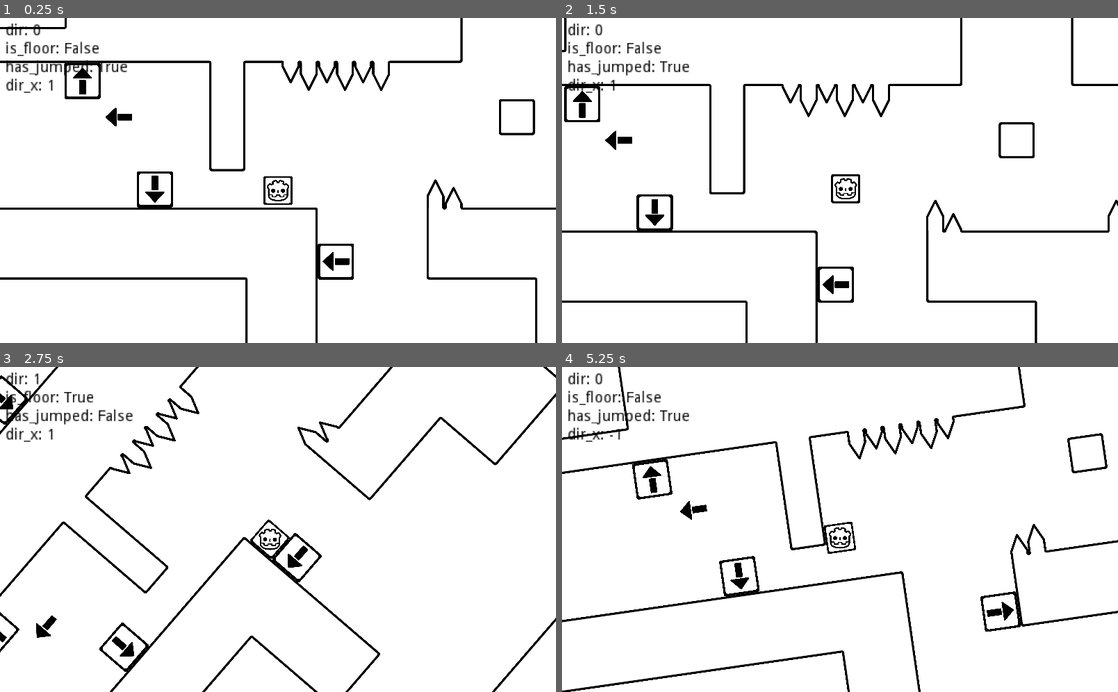
Above: before the commit, frames 1-4 (two rows, left to right).
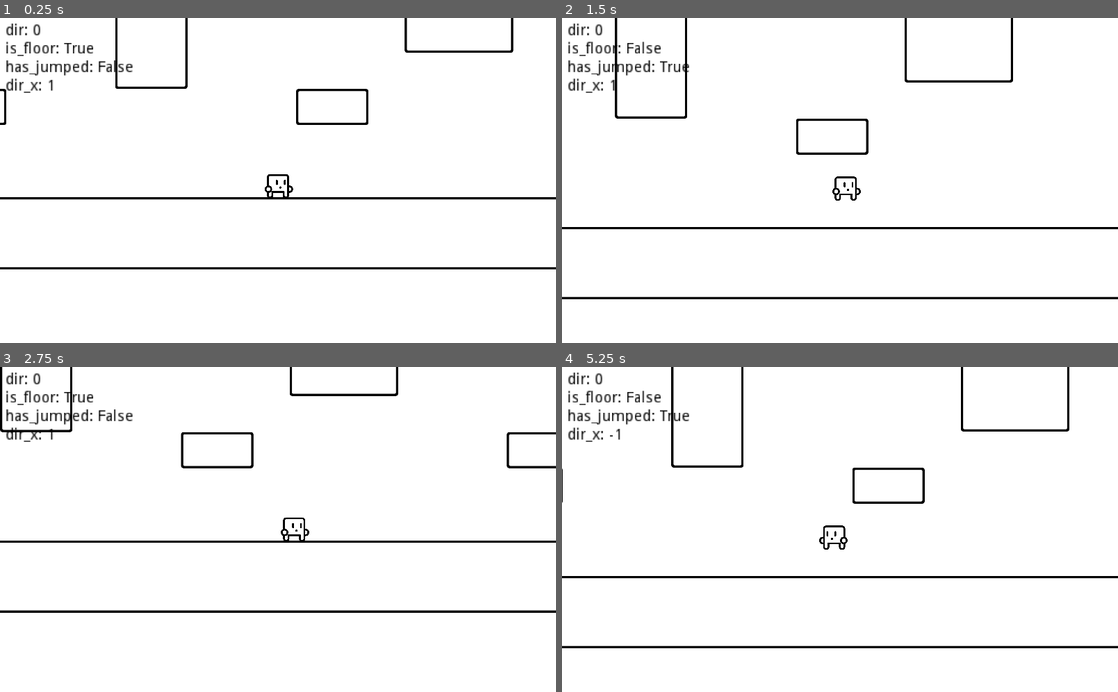
Above: after the commit, the same moments.

Repository: HarmonyHoney/ROTA
Game: Godot game, scene res://src/map/0.tscn
Same seed, same stepped clock (60 frames per second), same inputs: the game is played once before the commit and once after it.
Inputs:
- Up to frame 1 (0.25 s): no input
- Up to frame 2 (1.5 s): tap Enter at 0.5 s; hold Right (right) 0.53-1.28 s; tap C (action) at 0.6, 1.35 s; tap X (jump) at 0.77 s; hold Down (down) from 1.28 s (still down)
- Up to frame 3 (2.75 s): tap X (jump) at 1.52 s; release Down (down) at 2.03 s; hold Right (right) from 2.03 s (still down); tap Q at 2.1 s; tap C (action) at 2.3 s
- Up to frame 4 (5.25 s): release Right (right) at 2.78 s; hold Up (up) 2.78-3.53 s; tap E at 2.85 s; tap X (jump) at 3.02, 3.77, 4.52 s; tap C (action) at 3.05, 3.6, 4.35 s; hold Left (left) 3.53-5.03 s; hold Down (down) from 5.03 s (still down); tap Q at 5.1 s

The runs differ from the first frame. In frame 1, 7.2% of the frame differs, in the area x 0-100%, y 0-100%; in frame 2, 7.2%; in frame 3, 6.5%; in frame 4, 7.2%.

Commit message:
beep boop (: player sprite

Diff:
--- a/project.godot
+++ b/project.godot
@@ -28,7 +28,7 @@
 
 config/name="gdRota"
 run/main_scene="res://src/map/0.tscn"
-config/icon="res://icon.png"
+config/icon="res://media/image/gobot.png"
 
 [autoload]
 
--- a/src/actor/Player.gd
+++ b/src/actor/Player.gd
@@ -3,11 +3,12 @@
 class_name Player
 
 onready var sprite : Sprite = $Sprite
-onready var face : Sprite = $Sprite/Face
 onready var hit_area : Area2D = $HitArea
 onready var push_area : Area2D = $PushArea
 onready var audio_slap : AudioStreamPlayer2D = $AudioSlap
 onready var audio_punch : AudioStreamPlayer2D = $AudioPunch
+
+var camera : Camera2D
 
 export var dir := 0 setget set_dir
 
@@ -27,12 +28,14 @@
 onready var label : Label = $DebugCanvas/Labels/Label
 var readout = []
 
-var camera : Camera2D
+export var sprite_weight := 3.0
+var target_angle := 0.0
 
 func _ready():
 	if Engine.editor_hint: return
 
 	readout.resize(4)
+	label.visible = true
 
 	for i in get_tree().get_nodes_in_group("game_camera"):
 		camera = i
@@ -49,9 +52,11 @@
 func set_dir(arg := dir):
 	dir = 3 if arg < 0 else (arg % 4)
 
+	target_angle = dir * 90
+
 	if Engine.editor_hint:
-		if !face: face = $Sprite/Face
-		face.rotation_degrees = dir * 90
+		if !sprite: sprite = $Sprite/Face
+		sprite.rotation_degrees = dir * 90
 	elif camera:
 		camera.target_angle = dir * 90
 
@@ -61,7 +66,8 @@
 	set_dir(dir + (1 if right else 3))
 
 func set_rotation(degrees):
-	face.rotation_degrees = degrees
+	pass
+	#face.rotation_degrees = degrees
 
 func hit_effector(pos : Vector2):
 	move_and_collide(pos - position)
@@ -112,6 +118,7 @@
 	if joy.x != 0:
 		dir_x = joy.x
 		update_areas()
+		sprite.flip_h = joy.x < 0
 
 	# on floor
 	is_floor = test_move(transform, rot(Vector2.DOWN))
@@ -167,6 +174,9 @@
 	# camera
 	camera.position = position
 
+	# sprite
+	sprite.rotation = lerp_angle(sprite.rotation, deg2rad(target_angle), delta * sprite_weight)
+
 	# debug label
 	readout[0] = "dir: " + str(dir)
 	readout[1] = "is_floor: " + str(is_floor)
--- a/src/actor/Player.tscn
+++ b/src/actor/Player.tscn
@@ -1,13 +1,12 @@
-[gd_scene load_steps=10 format=2]
+[gd_scene load_steps=9 format=2]
 
-[ext_resource path="res://media/image/gobot.png" type="Texture" id=1]
 [ext_resource path="res://src/actor/Player.gd" type="Script" id=2]
 [ext_resource path="res://media/audio/sfx/slap0.wav" type="AudioStream" id=3]
 [ext_resource path="res://media/audio/sfx/player_punch0.wav" type="AudioStream" id=4]
-[ext_resource path="res://media/image/rect.png" type="Texture" id=5]
+[ext_resource path="res://media/image/player.png" type="Texture" id=6]
 
 [sub_resource type="RectangleShape2D" id=1]
-extents = Vector2( 40, 40 )
+extents = Vector2( 30, 30 )
 
 [sub_resource type="RectangleShape2D" id=2]
 extents = Vector2( 40, 40 )
@@ -25,6 +24,7 @@
 z_as_relative = false
 collision_layer = 3
 script = ExtResource( 2 )
+sprite_weight = 6.0
 
 [node name="DebugCanvas" type="CanvasLayer" parent="."]
 
@@ -39,6 +39,7 @@
 }
 
 [node name="Label" type="Label" parent="DebugCanvas/Labels"]
+visible = false
 margin_right = 21.0
 margin_bottom = 14.0
 custom_colors/font_color = Color( 0, 0, 0, 1 )
@@ -48,16 +49,14 @@
 }
 
 [node name="Sprite" type="Sprite" parent="."]
-scale = Vector2( 0.199744, 0.199744 )
-texture = ExtResource( 5 )
-
-[node name="Face" type="Sprite" parent="Sprite"]
-texture = ExtResource( 1 )
+scale = Vector2( 0.25, 0.25 )
+texture = ExtResource( 6 )
 
 [node name="CollisionShape2D" type="CollisionShape2D" parent="."]
 shape = SubResource( 1 )
 
 [node name="BodyArea" type="Area2D" parent="."]
+visible = false
 collision_layer = 3
 collision_mask = 8
 
@@ -65,6 +64,7 @@
 shape = SubResource( 2 )
 
 [node name="HitArea" type="Area2D" parent="."]
+visible = false
 position = Vector2( 50, 0 )
 collision_layer = 0
 collision_mask = 4
@@ -84,6 +84,7 @@
 }
 
 [node name="PushArea" type="Area2D" parent="."]
+visible = false
 position = Vector2( 40, 0 )
 collision_layer = 0
 collision_mask = 4
--- a/src/map/0.tscn
+++ b/src/map/0.tscn
@@ -19,12 +19,12 @@
 ] instance=ExtResource( 1 )]
 
 [node name="SolidTileMap" parent="." instance=ExtResource( 2 )]
-tile_data = PoolIntArray( -524275, 0, 0, -524274, 0, 0, -524 …(4235 unchanged characters)… 991, 0, 0, 983033, 0, 0, 983034, 0, 0, 983038, 0, 0, 983039, 0, 0, 917504, 0, 0, 917508, 0, 0, 917509, 0, 0, 917522, 0, 0, 917523, 0, 0, 917526, 0, 0, 917527, 0, 0, 1048569, 0, 0, 1048570, 0, 0, 1048574, 0, 0, 1048575, 0, 0, 983040, 0, 0, 983058, 0, 0, 983059, 0, 0, 983 …(1075 unchanged characters)…
+tile_data = PoolIntArray( -524275, 0, 0, -524274, 0, 0, -524 …(4235 unchanged characters)… 991, 0, 0, 983033, 0, 0, 983034, 0, 0, 917508, 0, 0, 917509, 0, 0, 917526, 0, 0, 917527, 0, 0, 1048569, 0, 0, 1048570, 0, 0, 1048574, 0, 0, 1048575, 0, 0, 983040, 0, 0, 983049, 0, 0, 983050, 0, 0, 983058, 0, 0, 983059, 0, 0, 983 …(1075 unchanged characters)…
 
 [node name="Actors" type="Node2D" parent="."]
 
 [node name="Player" parent="Actors" instance=ExtResource( 3 )]
-position = Vector2( 490, 910 )
+position = Vector2( 850, 1740 )
 
 [node name="Box" parent="Actors" instance=ExtResource( 4 )]
 position = Vector2( 450, 150 )
Binary file added: media/image/player.png
